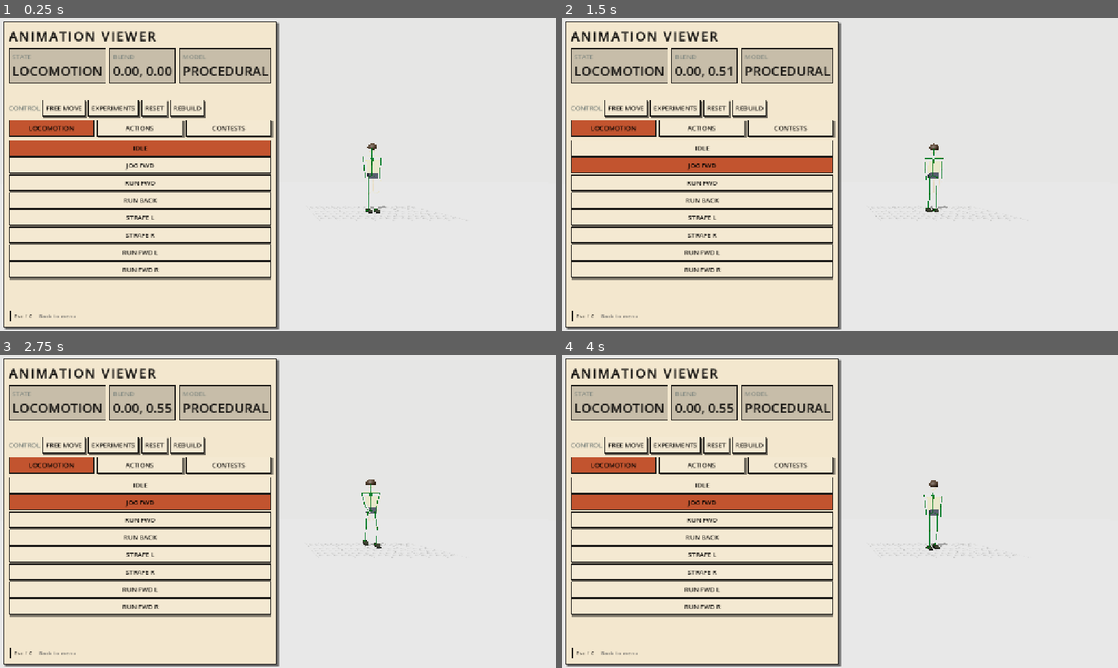
Above: before the commit, frames 1-4 (two rows, left to right).
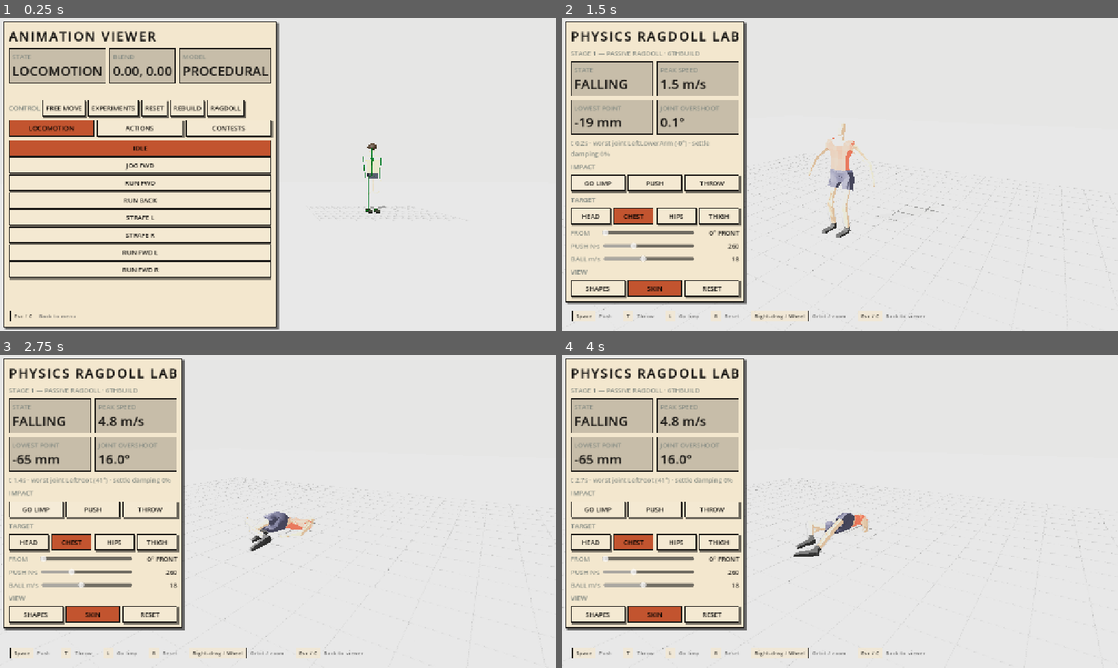
Above: after the commit, the same moments.

Repository: Yaandle/aussie-rules2
Game: Godot game, scene res://scenes/dev/animation_viewer.tscn
Same seed, same stepped clock (60 frames per second), same inputs: the game is played once before the commit and once after it. This scene is started directly instead of the project's main scene.
Inputs (mouse positions are in pixels of both pictures, inside the frame that each line leads up to):
- Up to frame 1 (0.25 s): no input
- Up to frame 2 (1.5 s): click (789, 108) at 0.5 s, where only the run after the commit has a clickable "RAGDOLL"; click (595, 171) at 1.25 s, where only the run after the commit has a clickable "GO LIMP"
- Up to frame 3 (2.75 s): click (33, 508) at 2 s, where only the run after the commit has a clickable "GO LIMP"
- Up to frame 4 (4 s): tap N (decline) at 2.75, 3.5 s; move the mouse to (962, 495) at 2.77 s; hold D (move_right) 2.78-3.5 s; tap Space (bounce) at 2.85 s; click (962, 495) at 2.92 s; tap Enter (ui_accept) at 3.02 s; drag from (728, 527) to (812, 574) at 3.52 s

The runs differ from the first frame. In frame 1, 0.2% of the frame differs, in the area x 37-45%, y 26-32%; in frame 2, 25%; in frame 3, 27%; in frame 4, 27%, in the area x 0-100%, y 1-100%.

Commit message:
Animation viewer: RAGDOLL button opens the Physics Ragdoll Lab
Adds a RAGDOLL button to the viewer's CONTROL row that switches to
scenes/dev/physics_ragdoll_lab.tscn (loaded by path, not preloaded, so the
viewer doesn't pay for the lab's rig on every open). The lab's Esc / C now
returns to the animation viewer instead of the main menu, and its hint bar
and header notes say so.

Co-Authored-By: Claude Opus 5.5 <noreply@anthropic.com>

Diff:
--- a/scenes/dev/physics_ragdoll_lab.tscn
+++ b/scenes/dev/physics_ragdoll_lab.tscn
@@ -6,7 +6,8 @@
 ; Dev-only Physics Ragdoll Lab (docs/MECHANICS_AUDIT.md §B4), stage 1:
 ; one passive 6thbuild ragdoll in the animation viewer's white studio,
 ; knocked over by a push or a thrown ball. Not reachable from the main
-; menu — open this directly in the editor and press F6. Everything except
+; menu — open it from the animation viewer's RAGDOLL button, or open this
+; directly in the editor and press F6. Everything except
 ; the environment/light/camera shell is built in code by
 ; physics_ragdoll_lab.gd (floor, rig, PhysicalBoneSimulator3D bodies, UI).
 
--- a/scripts/dev/animation_viewer.gd
+++ b/scripts/dev/animation_viewer.gd
@@ -211,6 +211,10 @@
 ## different distances (4m vs 8m) reads as a glitch, not a shot change.
 const CAMERA_MOVE_TIME := 0.35
 
+## By path, not preload — the lab would otherwise load (6thbuild rig and
+## all) every time this viewer does, just to sit behind one button.
+const PHYSICS_RAGDOLL_LAB_SCENE := "res://scenes/dev/physics_ragdoll_lab.tscn"
+
 const PlayerScene := preload("res://scenes/player/player.tscn")
 const BallScene := preload("res://scenes/ball/ball.tscn")
 const MLExperimentViewerScript := preload("res://scripts/dev/ml_experiment_viewer.gd")
@@ -752,6 +756,16 @@
 			_subject.queue_free()
 			_build_subject())
 	group.add_child(rebuild_button)
+
+	# Physics Ragdoll Lab (docs/MECHANICS_AUDIT.md §B4) — its own scene, not
+	# a page of this one: it needs a real floor and a skeleton it can take
+	# over with physics, neither of which belongs to this preview rig. Its
+	# Esc returns here.
+	var ragdoll_button := _button("RAGDOLL")
+	ragdoll_button.tooltip_text = "Open the Physics Ragdoll Lab"
+	ragdoll_button.pressed.connect(func() -> void:
+		SceneWipe.change_scene(PHYSICS_RAGDOLL_LAB_SCENE))
+	group.add_child(ragdoll_button)
 
 
 func _build_locomotion_group() -> VBoxContainer:
--- a/scripts/dev/physics_ragdoll_lab.gd
+++ b/scripts/dev/physics_ragdoll_lab.gd
@@ -20,8 +20,9 @@
 ## responses, recovery) are meant to land here too, which is why this is a
 ## lab scene and not a one-off test.
 ##
-## Not reachable from the main menu — open scenes/dev/physics_ragdoll_lab.tscn
-## directly in the editor and press F6, same as the animation viewer.
+## Not reachable from the main menu. Open it from the animation viewer's
+## CONTROL row (RAGDOLL), or open scenes/dev/physics_ragdoll_lab.tscn directly
+## in the editor and press F6. Esc / C goes back to the animation viewer.
 
 const MODEL_ID := "6thbuild"
 
@@ -344,7 +345,7 @@
 
 func _unhandled_input(event: InputEvent) -> void:
 	if event.is_action_pressed(&"pause") or event.is_action_pressed(&"character_menu"):
-		SceneWipe.change_scene("res://scenes/ui/main_menu.tscn")
+		SceneWipe.change_scene("res://scenes/dev/animation_viewer.tscn")
 		return
 	if event is InputEventMouseMotion and (event.button_mask & MOUSE_BUTTON_MASK_RIGHT):
 		var motion := event as InputEventMouseMotion
@@ -569,7 +570,7 @@
 		{"keys": "L", "label": "Go limp"},
 		{"keys": "R", "label": "Reset"},
 		{"keys": "Right-drag / Wheel", "label": "Orbit / zoom"},
-		{"keys": "Esc / C", "label": "Back to menu"},
+		{"keys": "Esc / C", "label": "Back to viewer"},
 	])
 	_ui.add_child(hints)
 	_update_readouts()
